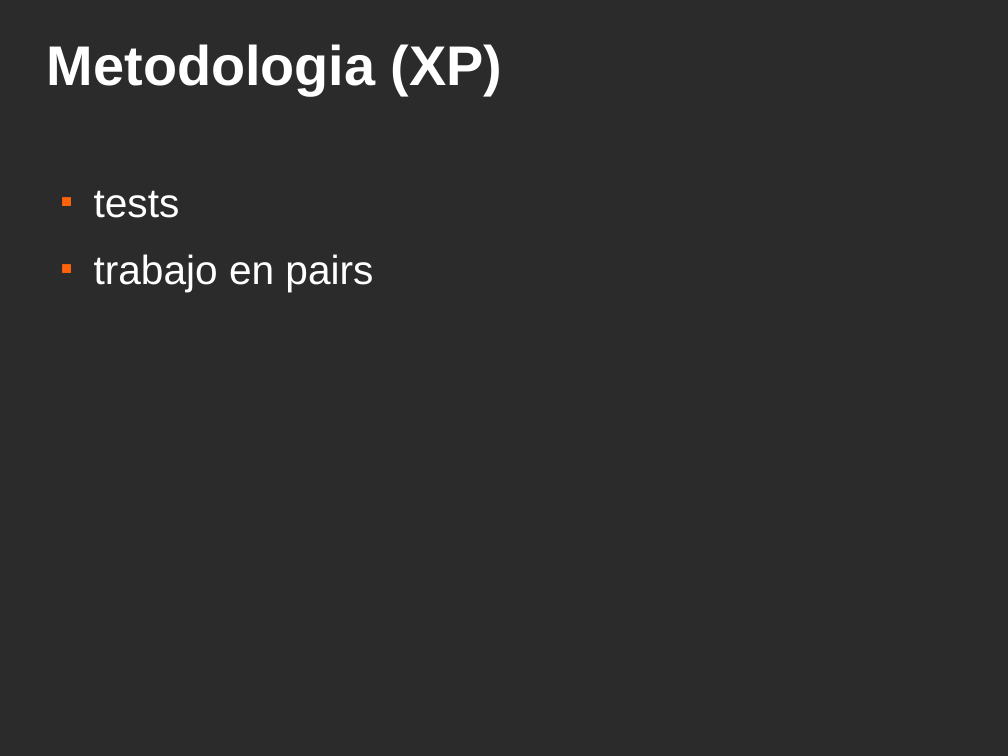
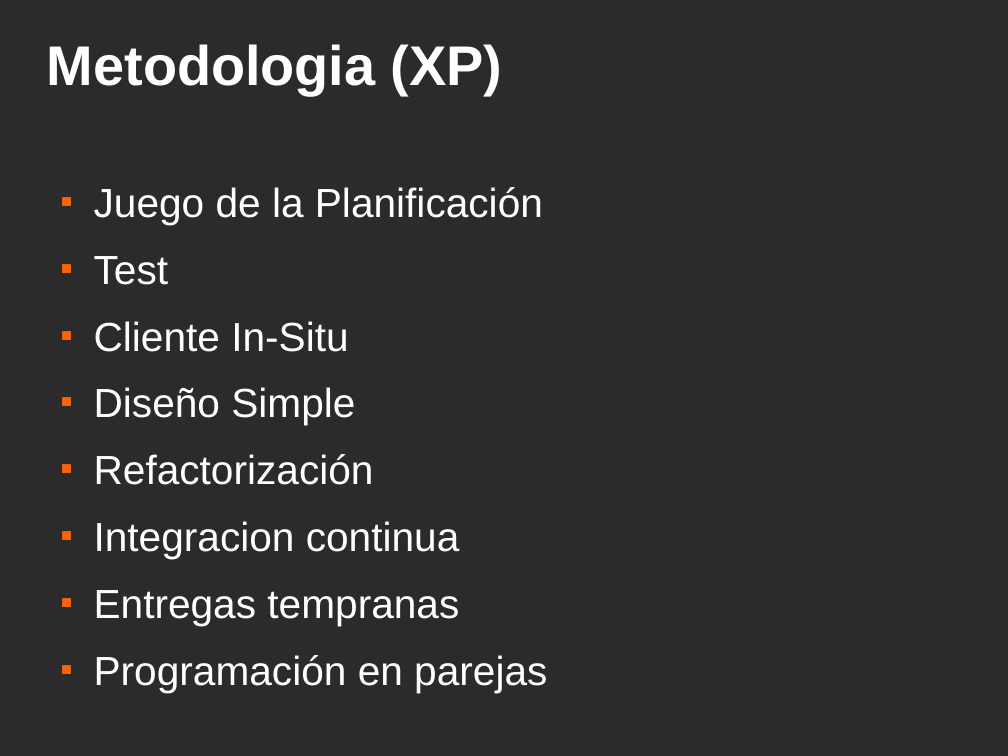
Before and after one commit to ervin45/proyectofinal, a slide deck: slide 11 of doc/material_para_la_catedra/presentacion_final/presentacion_final.odp. Drawn at 1008x756 pixels with LibreOffice and Linux fonts; fonts in the diff are those of the drawing; background and template pictures are left out; a plain dark background stands for a picture behind light text. Boxes give left, top, right and bottom in pixels: in the first picture for what was removed or moved away, otherwise in the second. Text is boxed around its words. In the diff, an @@ line names an element or a change of style, - is before the commit and + after.

```diff
--- a/doc/material_para_la_catedra/presentacion_final/presentacion_final.odp
+++ b/doc/material_para_la_catedra/presentacion_final/presentacion_final.odp
@@ text at (94,187,547,692): text changed @@
-■ tests
-■ trabajo en pairs
+■ Juego de la Planificación
+■ Test
+■ Cliente In-Situ
+■ Diseño Simple
+■ Refactorización
+■ Integracion continua
+■ Entregas tempranas
+■ Programación en parejas
```
Also in this commit, not shown: 5 other slides changed, 8 slides added, 4 slides removed.
